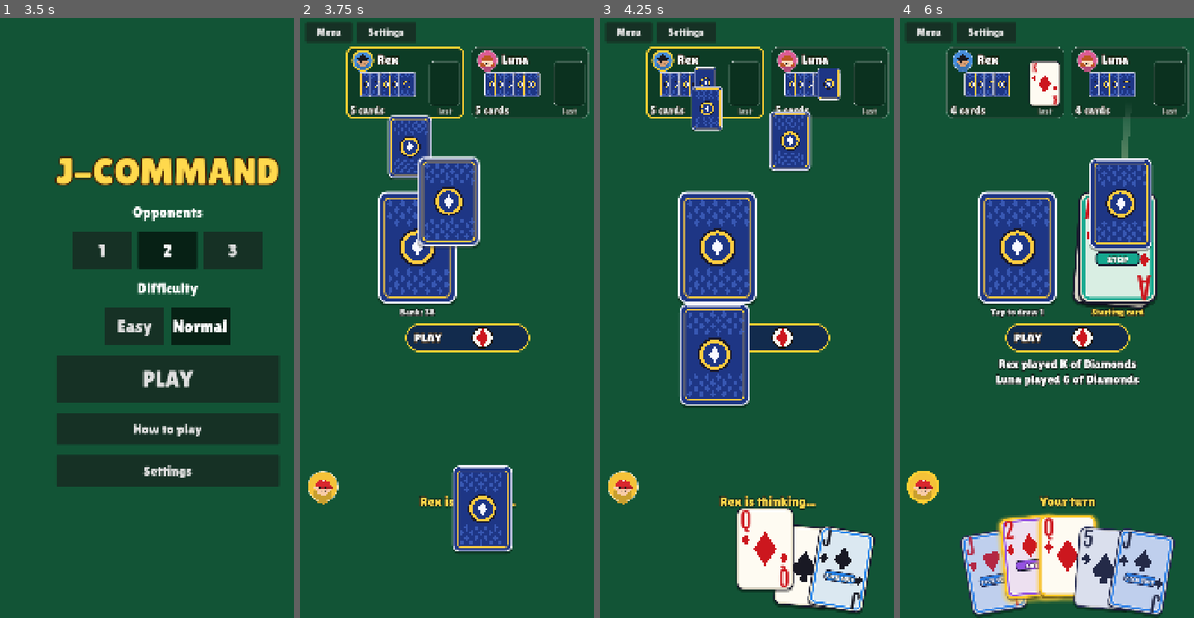
Above: before the commit, frames 1-4 (left to right).
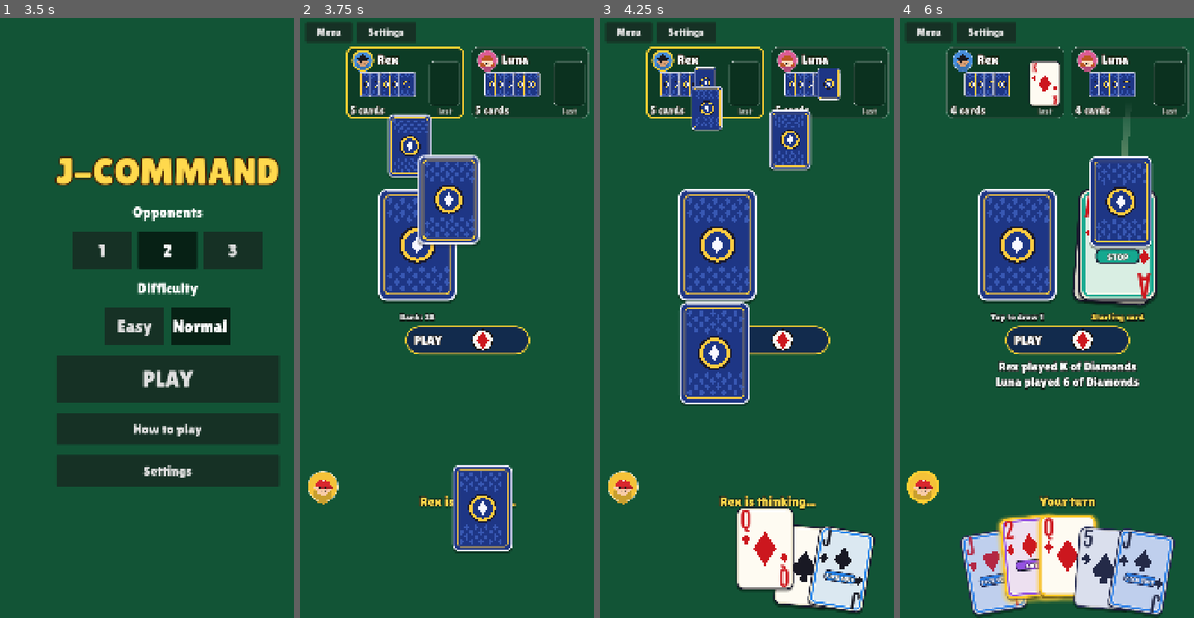
Above: after the commit, the same moments.

Repository: lambou/jcommand-cards-monorepo
Game: Godot game, scene res://scenes/main.tscn
The game is run twice, just before and just after one commit, with the same random seed, the same clock (stepped at 60 frames per second) and the same inputs.
Inputs (mouse positions are in pixels of both pictures, inside the frame that each line leads up to):
- Up to frame 1 (3.5 s): click "Easy" at 0.5 s; click "Easy" at 1.25 s; click "Normal" at 2 s; click "Normal" at 2.75 s
- Up to frame 2 (3.75 s): click "PLAY" at 3.5 s
- Up to frame 3 (4.25 s): no input
- Up to frame 4 (6 s): move the mouse to (1017, 246) at 4.27 s; click (1017, 246) at 4.42 s; move the mouse to (1108, 246) at 5.02 s; click (1108, 246) at 5.17 s; tap Enter at 5.75 s; move the mouse to (1044, 84) at 5.77 s; click (1044, 84) at 5.92 s

Frame 1 is identical in both runs. In frame 2, 4.3% of the frame differs, in the area x 26-79%, y 15-89%; in frame 3, 4.0%; in frame 4, 6.8%, in the area x 26-88%, y 23-62%.

Commit message:
Fix pile covering captions under bank and stack
Move captions below the pile's peeking cards, raise their z-index above
the pile, and shift the required indicator down to make room.

Co-Authored-By: Claude Sonnet 5.5 <noreply@anthropic.com>

Diff:
--- a/apps/mobile/scripts/ui/table.gd
+++ b/apps/mobile/scripts/ui/table.gd
@@ -266,7 +266,7 @@
 	var hs := _hand_card_size()
 	var free_top := oy + oh
 	var free_bottom := h - hs.y - 150.0
-	var block_h := cs.y + 64.0 + required_view.size.y + 100.0 + 110.0
+	var block_h := cs.y + 80.0 + required_view.size.y + 100.0 + 110.0
 	var cy := free_top + maxf((free_bottom - free_top - block_h) / 2.0, 20.0)
 	bank_view.size = cs
 	bank_view.position = Vector2(w / 2.0 - cs.x - 36, cy)
@@ -275,9 +275,13 @@
 	stack_view.pivot_offset = cs / 2.0
 	bank_view.queue_redraw()
 	stack_view.queue_redraw()
-	bank_caption.position = Vector2(bank_view.position.x - 40, cy + cs.y + 6)
+	# Captions sit below the pile's peeking cards (up to 3 offset ~6px*k, scaled) and above it in z.
+	var cap_y := cy + cs.y + 30.0
+	bank_caption.z_index = 10
+	stack_caption.z_index = 10
+	bank_caption.position = Vector2(bank_view.position.x - 40, cap_y)
 	bank_caption.size = Vector2(cs.x + 80, 44)
-	stack_caption.position = Vector2(stack_view.position.x - 60, cy + cs.y + 6)
+	stack_caption.position = Vector2(stack_view.position.x - 60, cap_y)
 	stack_caption.size = Vector2(cs.x + 120, 44)
 
 	# Your own last-played card, left of the bank.
@@ -288,7 +292,7 @@
 	you_caption.position = Vector2(you_last.position.x - 40, you_last.position.y + ms.y + 2)
 	you_caption.size = Vector2(ms.x + 80, 34)
 
-	required_view.position = Vector2((w - required_view.size.x) / 2.0, cy + cs.y + 64)
+	required_view.position = Vector2((w - required_view.size.x) / 2.0, cy + cs.y + 80)
 	required_view.pivot_offset = required_view.size / 2.0
 	message_label.position = Vector2(40, required_view.position.y + 100)
 	message_label.size = Vector2(w - 80, 110)
